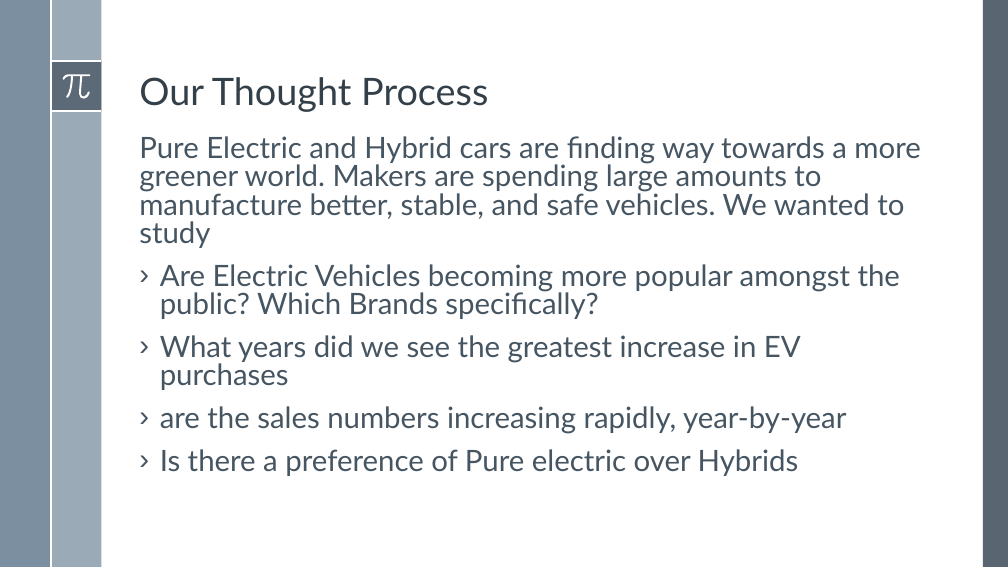
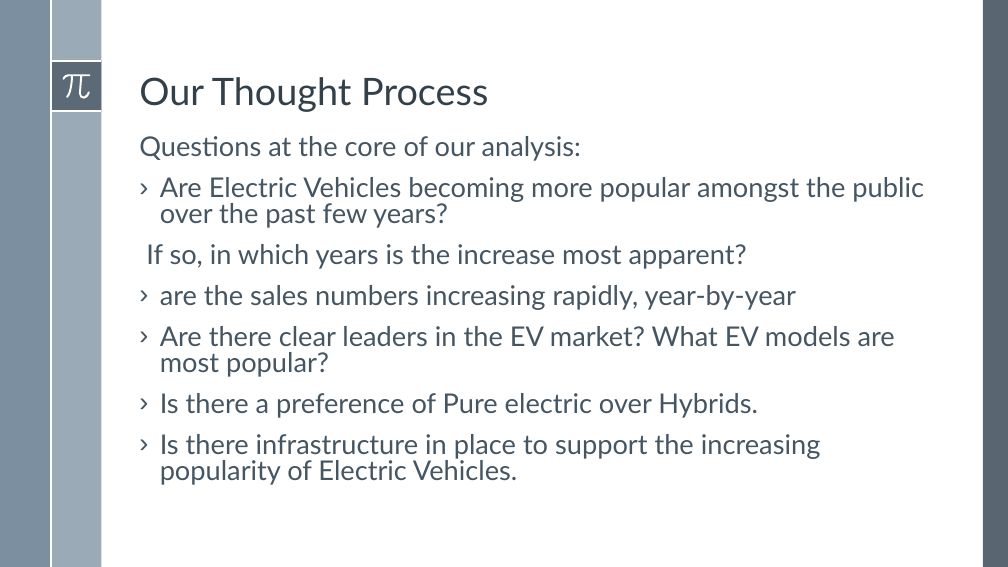
Before and after one commit to SpenserHilton/BootcampProj1, a slide deck: slide 4 of Project1_Presentation_EV.pptx (slide 3 before the commit). Drawn at 1008x567 pixels with LibreOffice and Linux fonts; fonts in the diff are those of the drawing. Boxes give left, top, right and bottom in pixels: in the first picture for what was removed or moved away, otherwise in the second. Text is boxed around its words. In the diff, an @@ line names an element or a change of style, - is before the commit and + after.

Commit message:
Adding project presentation Excel Analysis and Gasoline vs EV ipynb

```diff
--- a/Project1_Presentation_EV.pptx
+++ b/Project1_Presentation_EV.pptx
@@ text at (139,136,924,269): text changed; size 28 to 25.9 pt @@
-Pure Electric and Hybrid cars are finding way towards a more greener world. Makers are spending large amounts to manufacture better, stable, and safe vehicles. We wanted to study
-› Are Electric Vehicles becoming more popular amongst the public? Which Brands specifically?
-› What years did we see the greatest increase in EV purchases
+Questions at the core of our analysis:
+› Are Electric Vehicles becoming more popular amongst the public over the past few years?
+If so, in which years is the increase most apparent?
@@ text at (160,285,796,310): size 28 to 25.9 pt in "are the sales numbers increasing rapidly, year-by-year" @@
@@ text at (160,326,895,485): text changed; size 28 to 25.9 pt @@
-› Is there a preference of Pure electric over Hybrids
+› Are there clear leaders in the EV market? What EV models are most popular?
+› Is there a preference of Pure electric over Hybrids.
+› Is there infrastructure in place to support the increasing popularity of Electric Vehicles.
```
Also in this commit, not shown: 5 other slides changed, 10 slides added, 12 slides removed, 5 other files.
